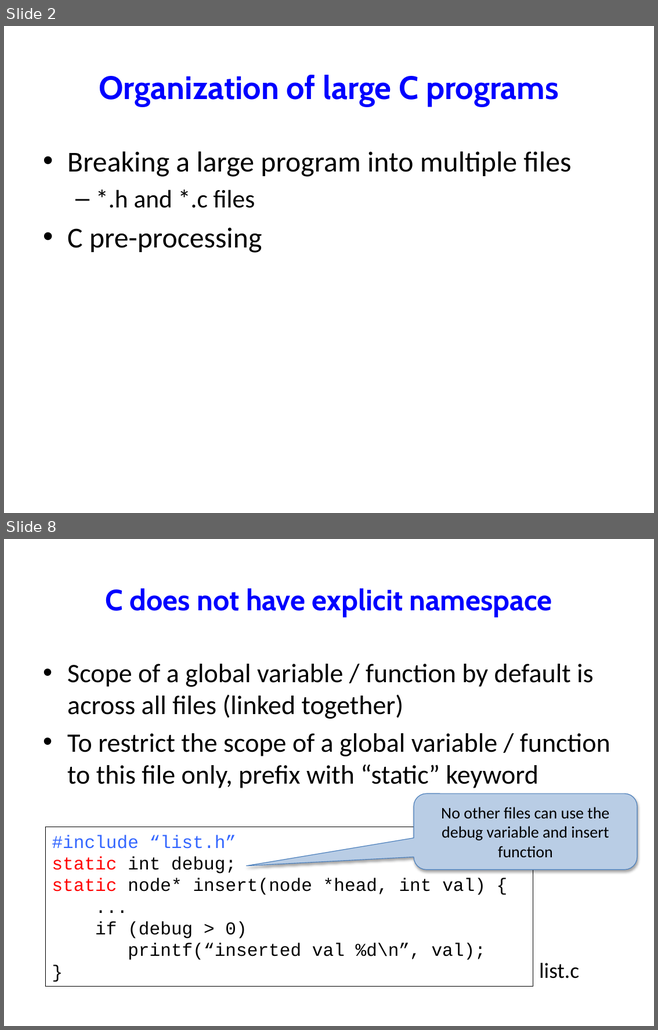
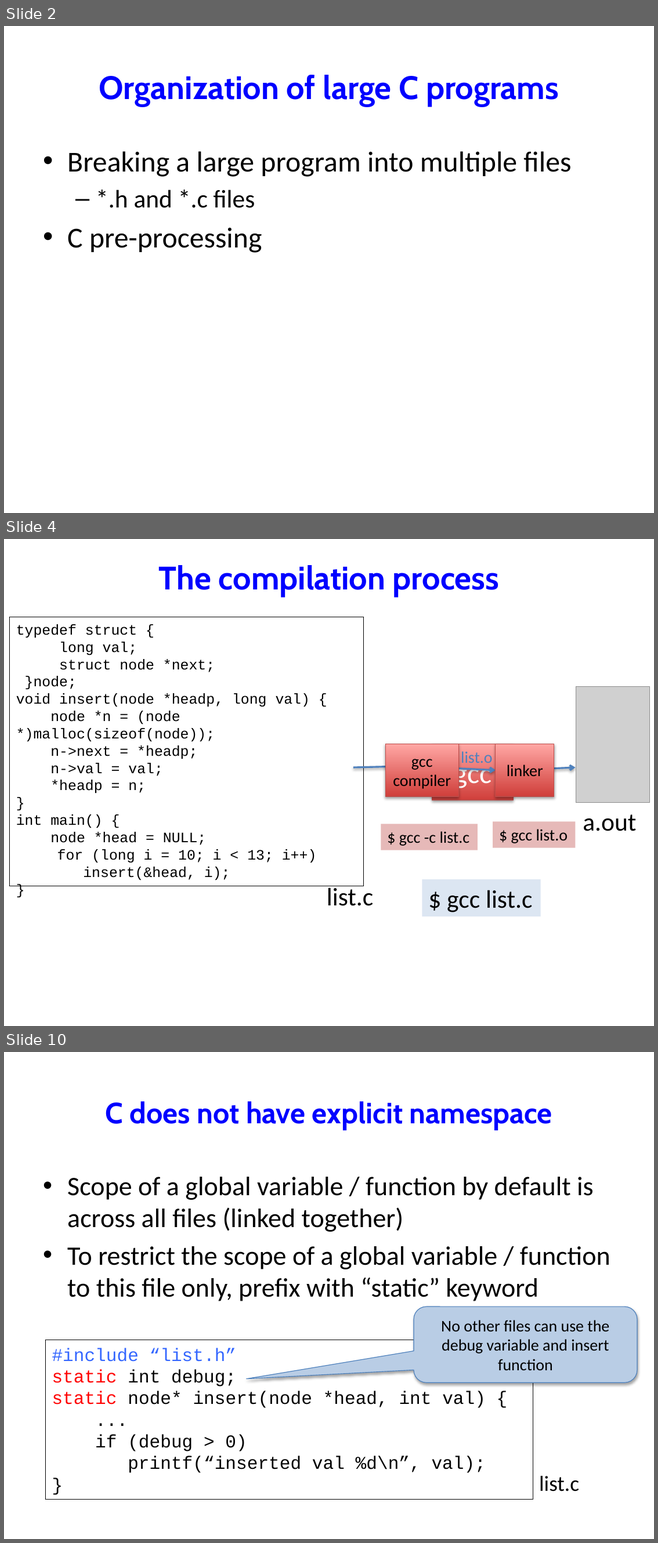
Before and after one commit to NYU-CSO/nyu-cso.github.io, a slide deck: notes/07-largec-io.pptx. Shown one above the other, each under a label of ours: slides 2 and 8 before the commit, slides 2, 4 and 10 after it; the slides between them are not shown. The pictures are 658x1030 and 658x1543 pixels, drawn with LibreOffice and Linux fonts; fonts in the diff are those of the drawing; grey boxes stand for pictures. Boxes give left, top, right and bottom in pixels: in the first picture for what was removed or moved away, otherwise in the second. Text is boxed around its words. In the diff, an @@ line names an element or a change of style, - is before the commit and + after.

```diff
--- a/notes/07-largec-io.pptx
+++ b/notes/07-largec-io.pptx
@@ slide 4 added at bbox=[4, 539, 654, 1026], background #FFFFFF @@
@@ title added at bbox=[159, 565, 499, 596], 36 pt, text #0000FF, bold @@
+The compilation process
@@ rectangle added at bbox=[10, 618, 364, 886], outline #000000 0.75 pt, 16 pt, text #000000 @@
+typedef struct {
+long val;
+struct node *next;
+}node;
+void insert(node *headp, long val) {
+node *n = (node *)malloc(sizeof(node));
+n->next = *headp;
+n->val = val;
+*headp = n;
+}
+int main() {
+node *head = NULL;
+  for (long i = 10; i < 13; i++)
+  insert(&head, i);
+}
@@ picture added at bbox=[576, 686, 649, 803] @@
@@ rectangle added at bbox=[432, 744, 513, 800], fill gradient #D1403C to #FFA6A5, outline #BF4C48 0.75 pt, 32 pt, text #FFFFFF @@
+gcc
@@ group added at bbox=[385, 744, 554, 797]: 2 rectangles, 1 arrow, 1 text @@
+gcc
+compiler
+linker
+list.o
@@ arrow added from (353, 768) to (394, 766), #4F81BD 2 pt @@
@@ arrow added from (552, 768) to (575, 768), #4F81BD 2 pt @@
@@ text added at bbox=[582, 815, 636, 831], 28 pt, text #000000 @@
+a.out
@@ rectangle added at bbox=[381, 824, 477, 850], fill #E6B9B8, 18 pt, text #000000 @@
+$ gcc -c list.c
@@ rectangle added at bbox=[492, 821, 575, 848], fill #E6B9B8, 18 pt, text #000000 @@
+$ gcc list.o
@@ text added at bbox=[326, 885, 373, 906], 28 pt, text #000000 @@
+list.c
@@ rectangle added at bbox=[422, 879, 540, 917], fill #DCE6F2, 28 pt, text #000000 @@
+$ gcc list.c
@@ what was slide 8 is now slide 10 @@
```
Also in this commit, not shown: 6 slides changed, 1 other slide added, 2 other files.
